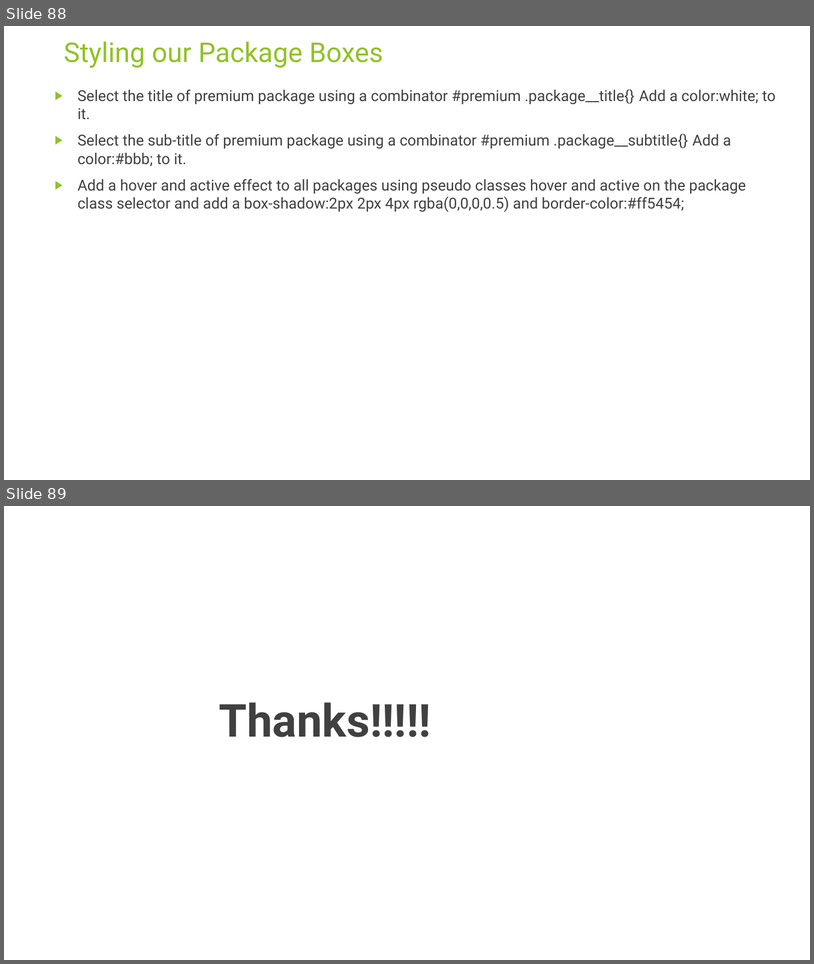
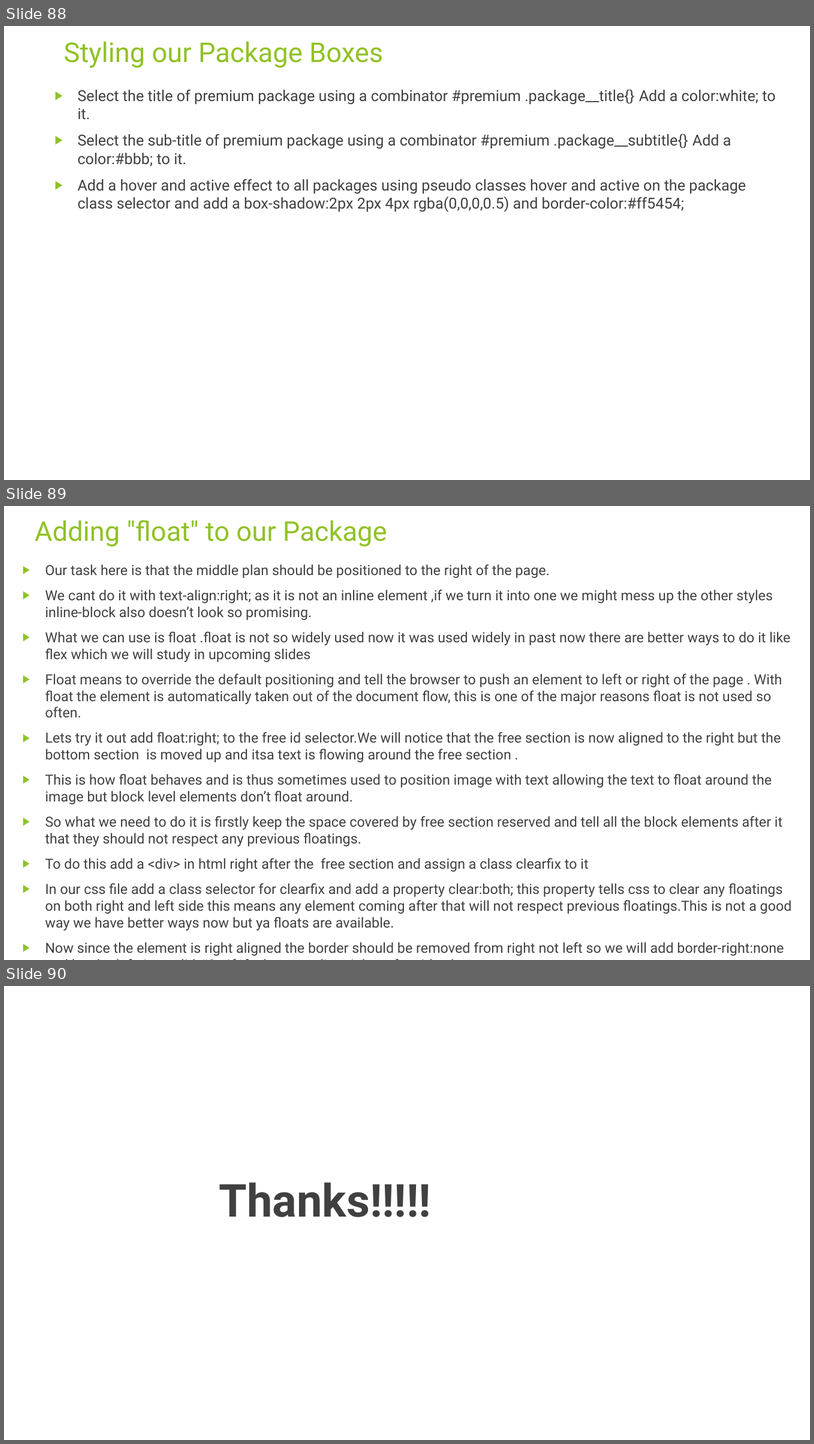
Before and after one commit to rudhrainfogain/CSS, a slide deck: PPT/Css-v5.pptx. Shown one above the other, each under a label of ours: slides 88 and 89 before the commit, slides 88, 89 and 90 after it. The pictures are 814x964 and 814x1444 pixels, drawn with LibreOffice and Linux fonts; fonts in the diff are those of the drawing. Boxes give left, top, right and bottom in pixels: in the first picture for what was removed or moved away, otherwise in the second. Text is boxed around its words. In the diff, an @@ line names an element or a change of style, - is before the commit and + after.

Commit message:
AddingFloatToPackages

```diff
--- a/PPT/Css-v5.pptx
+++ b/PPT/Css-v5.pptx
@@ slide 89 added at <box>4,506,810,960</box>, background #FFFFFF @@
@@ title added at <box>35,520,387,547</box>, 32.4 pt, text #90C226 @@
+Adding "float" to our Package
@@ text added at <box>45,564,792,955</box>, 16.6 pt, text #404040 @@
+▶ Our task here is that the middle plan should be positioned to the right of the page.
+▶ We cant do it with text-align:right; as it is not an inline element ,if we turn it into one we might mess up the other styles inline-block also doesn’t look so promising.
+▶ What we can use is float .float is not so widely used now it was used widely in past now there are better ways to do it like flex which we will study in upcoming slides
+▶ Float means to override the default positioning and tell the browser to push an element to left or right of the page . With float the element is automatically taken out of the document flow, this is one of the major reasons float is not used so often.
+▶ Lets try it out add float:right; to the free id selector.We will notice that the free section is now aligned to the right but the bottom section is moved up and itsa text is flowing around the free section .
+▶ This is how float behaves and is thus sometimes used to position image with text allowing the text to float around the image but block level elements don’t float around.
+▶ So what we need to do it is firstly keep the space covered by free section reserved and tell all the block elements after it that they should not respect any previous floatings.
+▶ To do this add a <div> in html right after the free section and assign a class clearfix to it
+▶ In our css file add a class selector for clearfix and add a property clear:both; this property tells css to clear any floatings on both right and left side this means any element coming after that will not respect previous floatings.This is not a good way we have better ways now but ya floats are available.
+▶ Now since the element is right aligned the border should be removed from right not left so we will add border-right:none and border-left:4px solid #0e4f1f also text-align:right to free id selector
@@ what was slide 89 is now slide 90 @@
```
Also in this commit, not shown: 2 other files.
